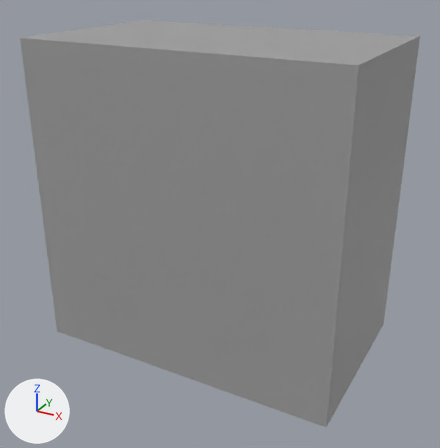
The glTF model print_parts/01_base_and_j1/.006_BaseFoot_MP.step.glb: old version first, new version second.
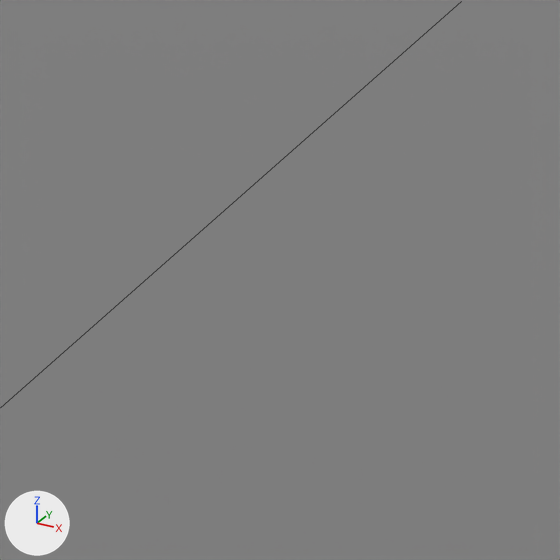
Each version is shown whole from a camera (50 mm lens) standing at (-0.0367, -0.0318, 0.0752) and looking at (-0.0577, 0.0064, 0.0561), then close up on the part from 28% to 62% of the width and 36% to 70% of the height. The axes (+X, +Y, +Z) are drawn at lower left. The lights are the same throughout. The older version's two pictures come first. The close-ups show mesh edges as thin lines. Vertices at exactly the same position are counted once.

The first close-up shows 'o1'.
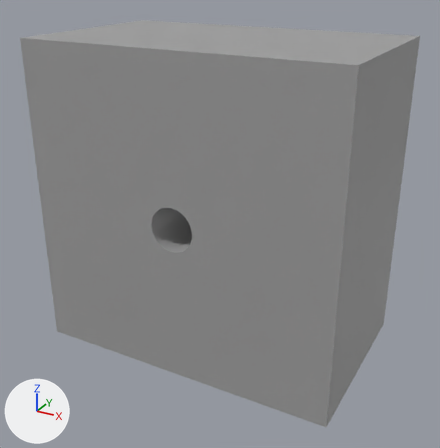
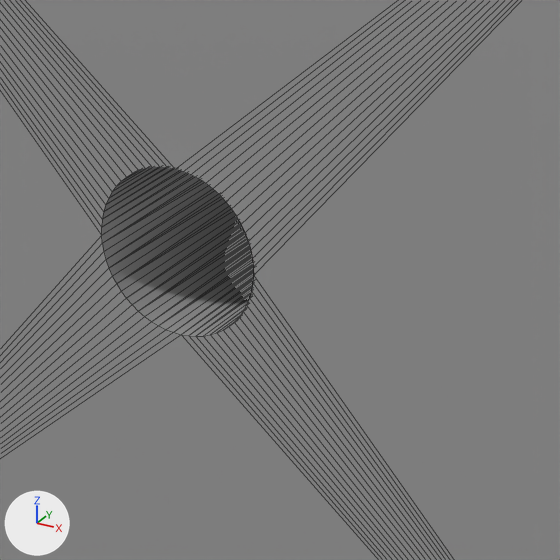
What differs and where, as boxes [x1, y1, x2, y2] in the close-ups (560 x 560 px):
part 1 of me_export_tmp_print_v010u_p016_basefoot_mp, cut back: [0, 0, 525, 560] in both

What the commit changed:
me_export_tmp_print_v010u_p016_basefoot_mp is used by ob_o1; location (0.0, 0.0, 0.0).
me_export_tmp_print_v010u_p016_basefoot_mp had 8 vertices, 12 faces and spanned x -0.07..-0.046, y 0.0..0.0145, z 0.046..0.07.
me_export_tmp_print_v010u_p016_basefoot_mp now has 134 vertices, 264 faces and spans x -0.07..-0.046, y 0.0..0.0145, z 0.046..0.07.
Part 1, on me_export_tmp_print_v010u_p016_basefoot_mp:
2 faces are deleted.
63 vertices are added at x -0.0597..-0.0564, y 0.0, z 0.0564..0.0596.
63 new vertices lie (0.0, 0.011, 0.0) away from vertices in x -0.0597..-0.0564, y 0.0, z 0.0564..0.0596.
254 new faces join them.
